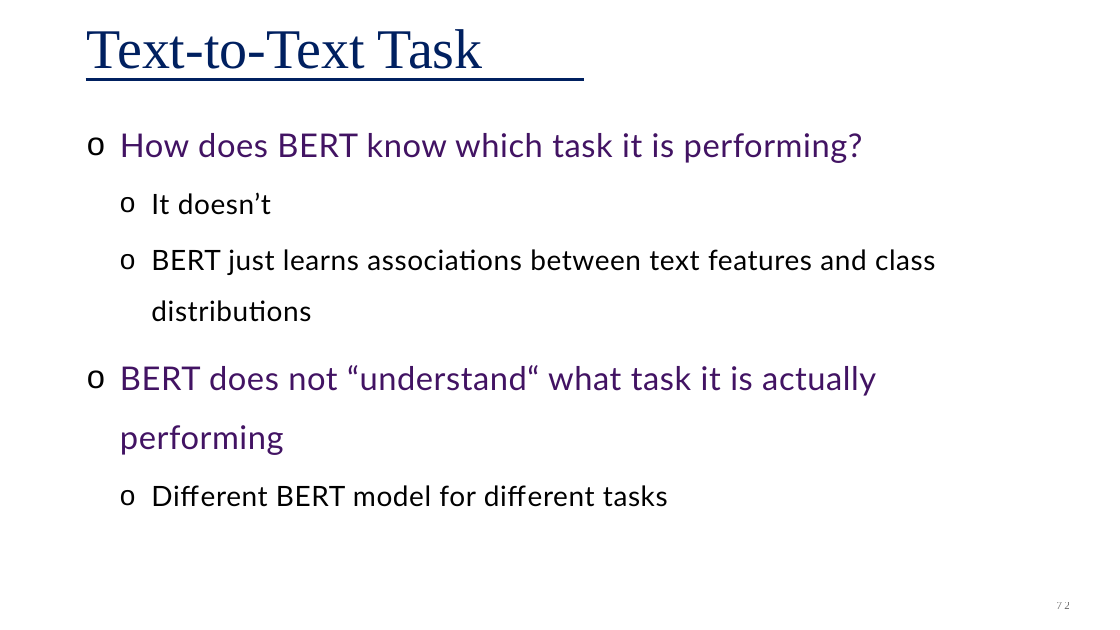
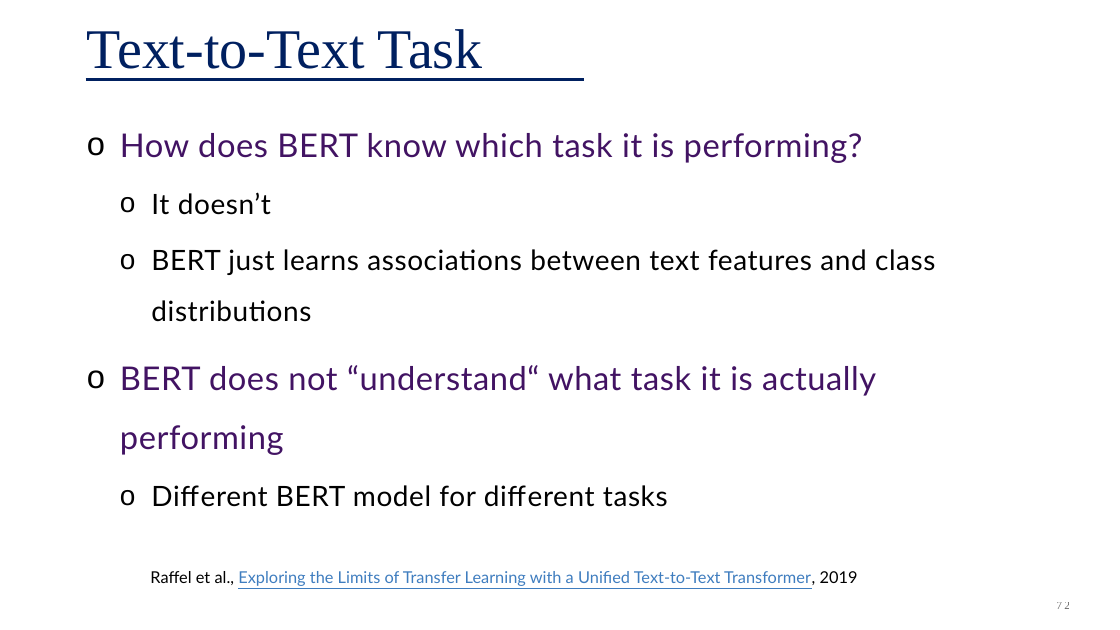
Before and after one commit to plaban/fllm-aut25, a slide deck: slide 72 of assets/class_notes/04b. LLM-Architectures.pptx. Drawn at 1120x630 pixels with LibreOffice and Linux fonts; fonts in the diff are those of the drawing. Boxes give left, top, right and bottom in pixels: in the first picture for what was removed or moved away, otherwise in the second. Text is boxed around its words. In the diff, an @@ line names an element or a change of style, - is before the commit and + after.

```diff
--- a/assets/class_notes/04b. LLM-Architectures.pptx
+++ b/assets/class_notes/04b. LLM-Architectures.pptx
@@ text added at [150, 571, 858, 586], 14 pt, text #3F7DBF, underline @@
+Raffel et al., Exploring the Limits of Transfer Learning with a Unified Text-to-Text Transformer, 2019
```
Also in this commit, not shown: 9 other slides changed, 4 slides added, 1 slide removed, 2 other files.
